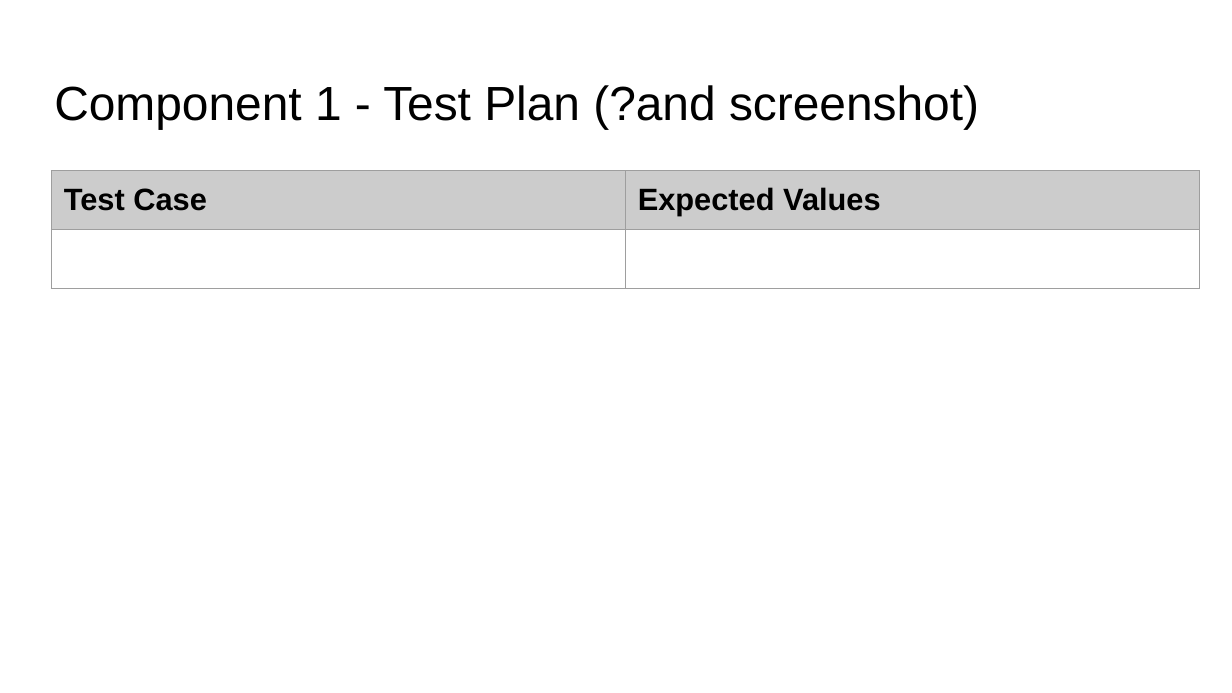
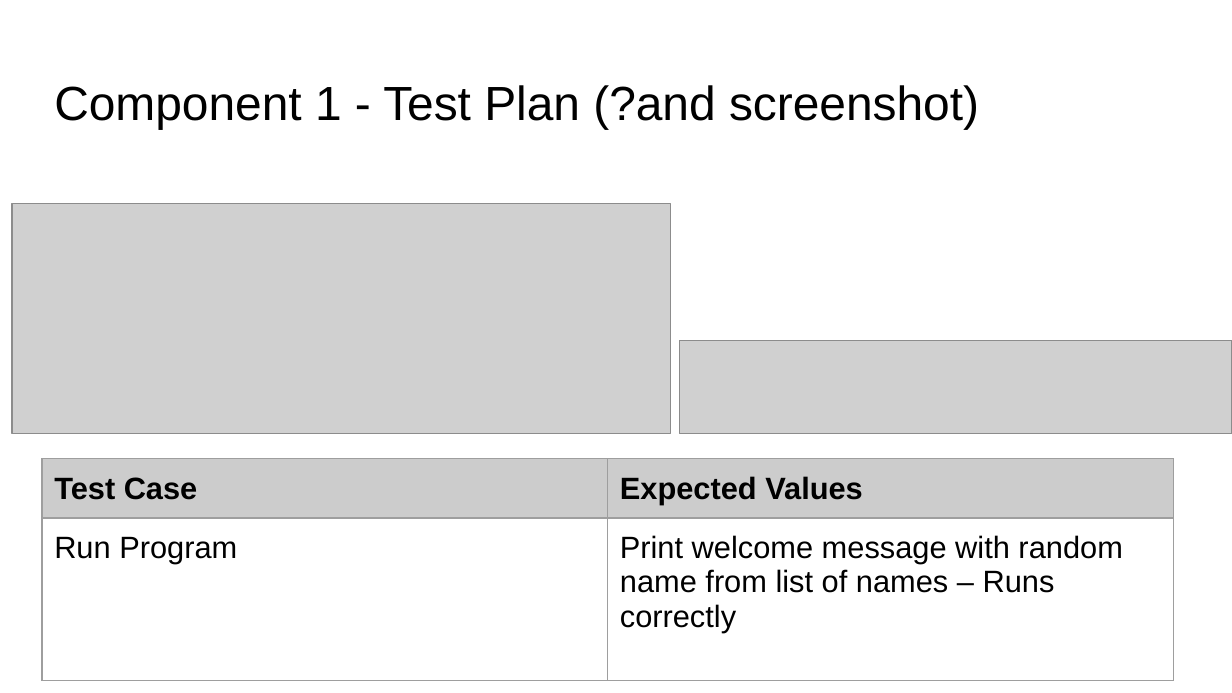
Before and after one commit to Tymara001/Jewellery_Bot, a slide deck: slide 16 of Tymara Manu Fepale - 000_91896 _ 91897 Documentation - 2444936.pptx. Drawn at 1232x693 pixels with LibreOffice and Linux fonts; fonts in the diff are those of the drawing; grey boxes stand for pictures. Boxes give left, top, right and bottom in pixels: in the first picture for what was removed or moved away, otherwise in the second. Text is boxed around its words. In the diff, an @@ line names an element or a change of style, - is before the commit and + after.

Commit message:
Created welcome v2
Changed the welcome message code into a function. Also created a main() function to call welcome()

```diff
--- a/Tymara Manu Fepale - 000_91896 _ 91897 Documentation - 2444936.pptx
+++ b/Tymara Manu Fepale - 000_91896 _ 91897 Documentation - 2444936.pptx
@@ picture added at (x1=12, y1=205, x2=671, y2=435) @@
@@ picture added at (x1=679, y1=340, x2=1232, y2=434) @@
@@ table at (x1=42, y1=460, x2=1173, y2=693) @@
-row 2, column 1: 
+row 2, column 1: Run Program
-row 2, column 2: 
+row 2, column 2: Print welcome message with random name from list of names – Runs correctly
@@ table resized from (x1=52, y1=171, x2=1200, y2=294) to (x1=42, y1=460, x2=1173, y2=693) @@
```
Also in this commit, not shown: 2 other slides changed, 2 other files.
